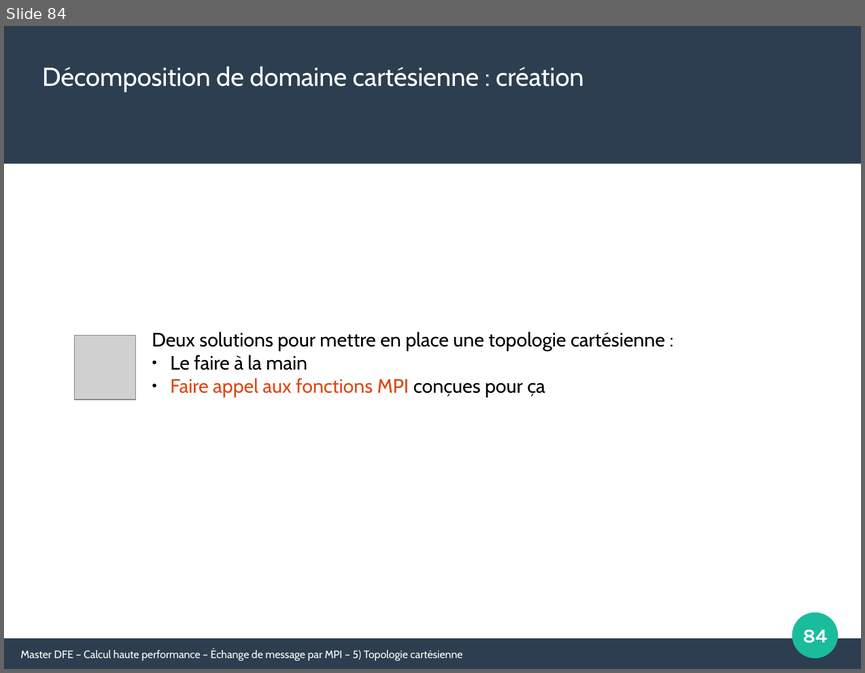
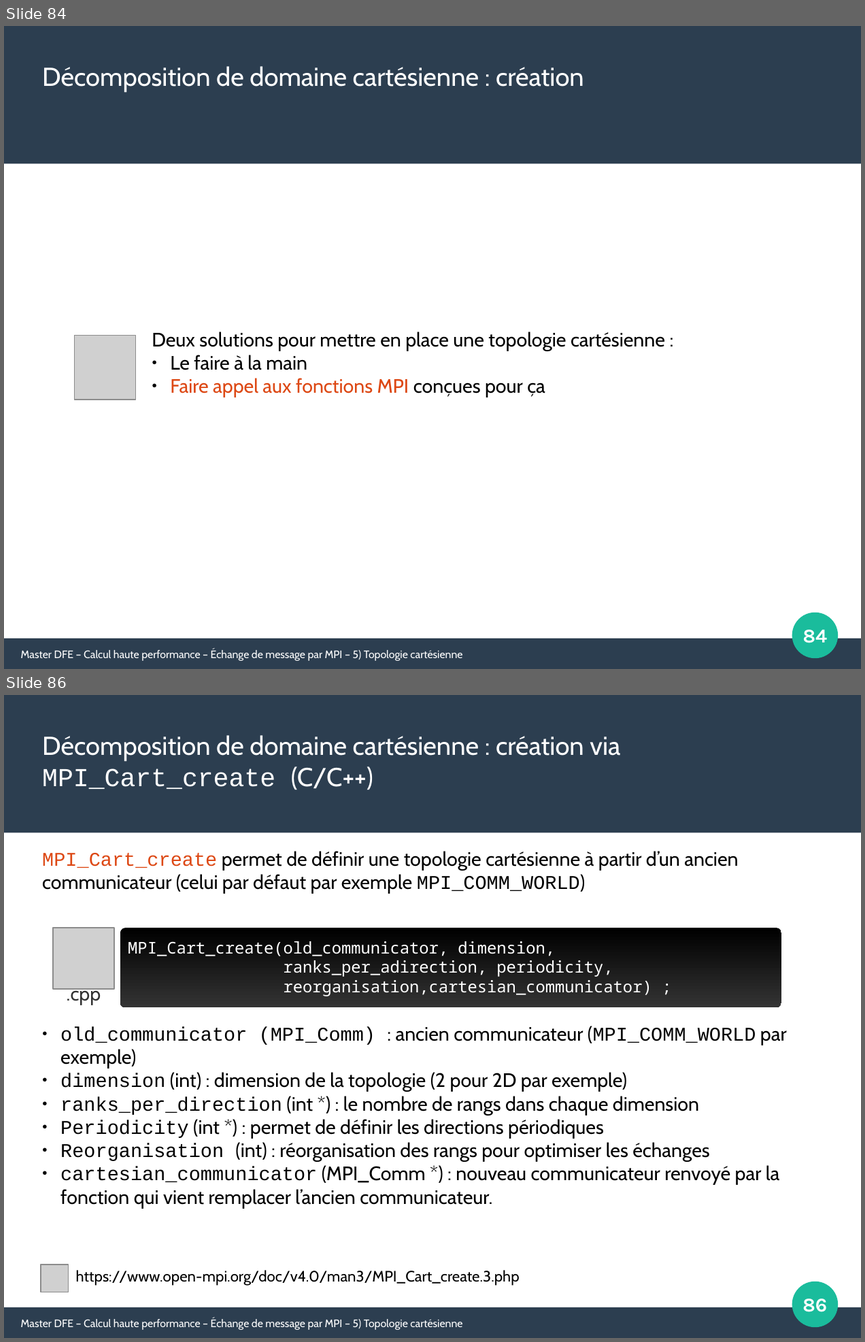
Before and after one commit to Maison-de-la-Simulation/HPC-DFE-Paris-Saclay, a slide deck: support/MPI.odp. Shown one above the other, each under a label of ours: slide 84 before the commit, slides 84 and 86 after it; the slides between them are not shown. The pictures are 865x673 and 865x1342 pixels, drawn with LibreOffice and Linux fonts; fonts in the diff are those of the drawing; grey boxes stand for pictures. Boxes give left, top, right and bottom in pixels: in the first picture for what was removed or moved away, otherwise in the second. Text is boxed around its words. In the diff, an @@ line names an element or a change of style, - is before the commit and + after.

```diff
--- a/support/MPI.odp
+++ b/support/MPI.odp
@@ slide 86 added at (x1=4, y1=695, x2=861, y2=1338), background #FFFFFF; not listed: 3 template elements that a slide beside it also shows @@
@@ text added at (x1=42, y1=735, x2=620, y2=790), 24 pt, text #FFFFFF @@
+Décomposition de domaine cartésienne : création via MPI_Cart_create (C/C++)
@@ text added at (x1=42, y1=851, x2=738, y2=894), 18 pt, text #000000 @@
+MPI_Cart_create permet de définir une topologie cartésienne à partir d’un ancien communicateur (celui par défaut par exemple MPI_COMM_WORLD)
@@ picture added at (x1=53, y1=928, x2=114, y2=989) @@
@@ rounded rectangle added at (x1=121, y1=928, x2=781, y2=1006), fill gradient #000000 to #333333 @@
@@ text added at (x1=128, y1=941, x2=652, y2=996), 15 pt, text #FFFFFF @@
+MPI_Cart_create(old_communicator, dimension,
+ranks_per_adirection, periodicity,
+reorganisation,cartesian_communicator) ;
@@ text added at (x1=67, y1=988, x2=101, y2=1005), 18 pt, text #333333 @@
+.cpp
@@ text added at (x1=60, y1=1025, x2=787, y2=1208), 18 pt, text #000000 @@
+● old_communicator (MPI_Comm) : ancien communicateur (MPI_COMM_WORLD par exemple)
+● dimension (int) : dimension de la topologie (2 pour 2D par exemple)
+● ranks_per_direction (int *) : le nombre de rangs dans chaque dimension
+● Periodicity (int *) : permet de définir les directions périodiques
+● Reorganisation (int) : réorganisation des rangs pour optimiser les échanges
+● cartesian_communicator (MPI_Comm *) : nouveau communicateur renvoyé par la fonction qui vient remplacer l’ancien communicateur.
@@ picture added at (x1=41, y1=1264, x2=68, y2=1291) @@
@@ text added at (x1=76, y1=1270, x2=519, y2=1285), 14 pt, text #000000 @@
+https://www.open-mpi.org/doc/v4.0/man3/MPI_Cart_create.3.php
@@ page number added at (x1=802, y1=1298, x2=827, y2=1312), 18 pt, text #FFFFFF, bold @@
+86
@@ text added at (x1=21, y1=1317, x2=462, y2=1329), 10 pt, text #FFFFFF @@
+Master DFE – Calcul haute performance – Échange de message par MPI – 5) Topologie cartésienne
```
Also in this commit, not shown: 9 slides changed, 5 other slides added, 1 slide removed, 4 other files.
